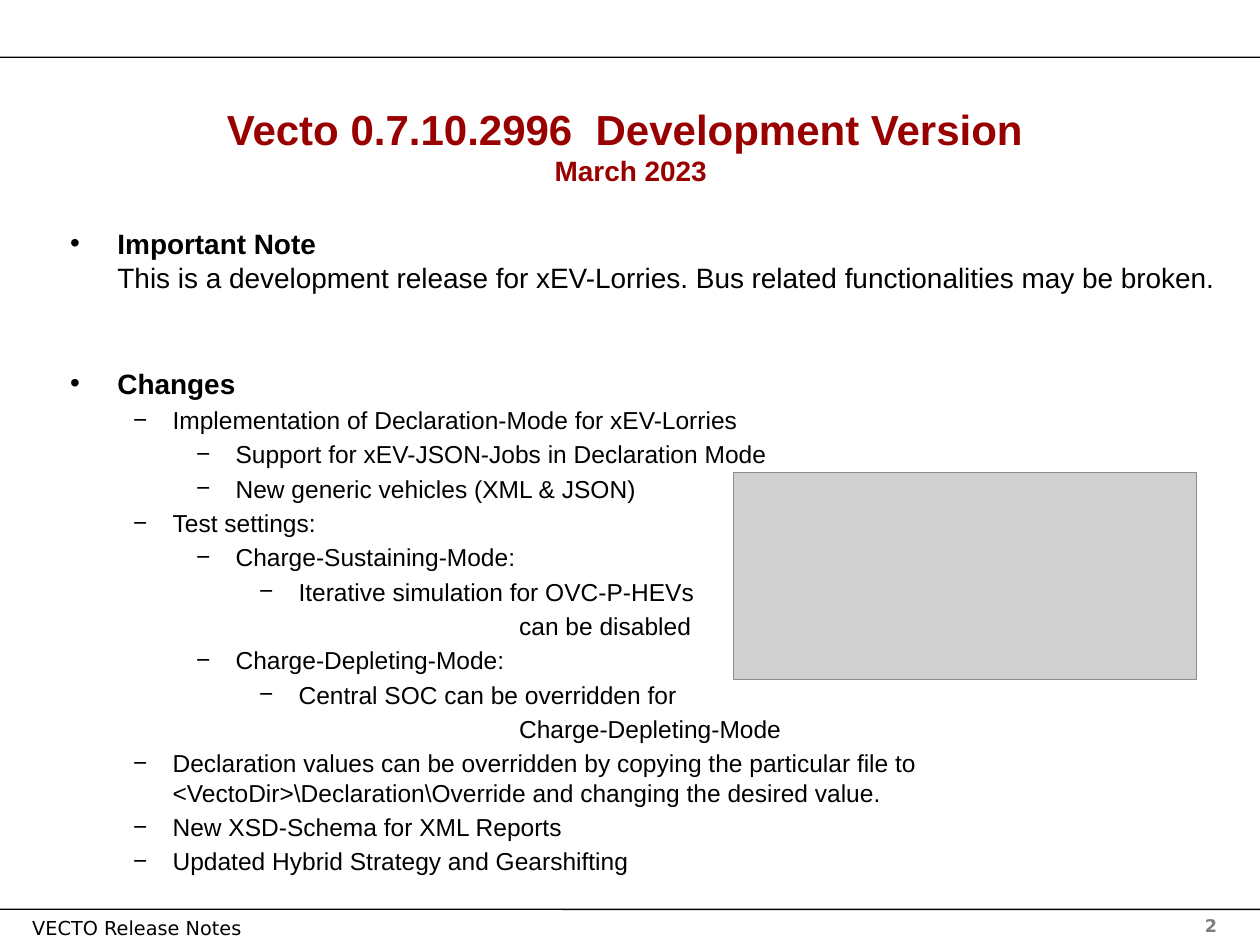
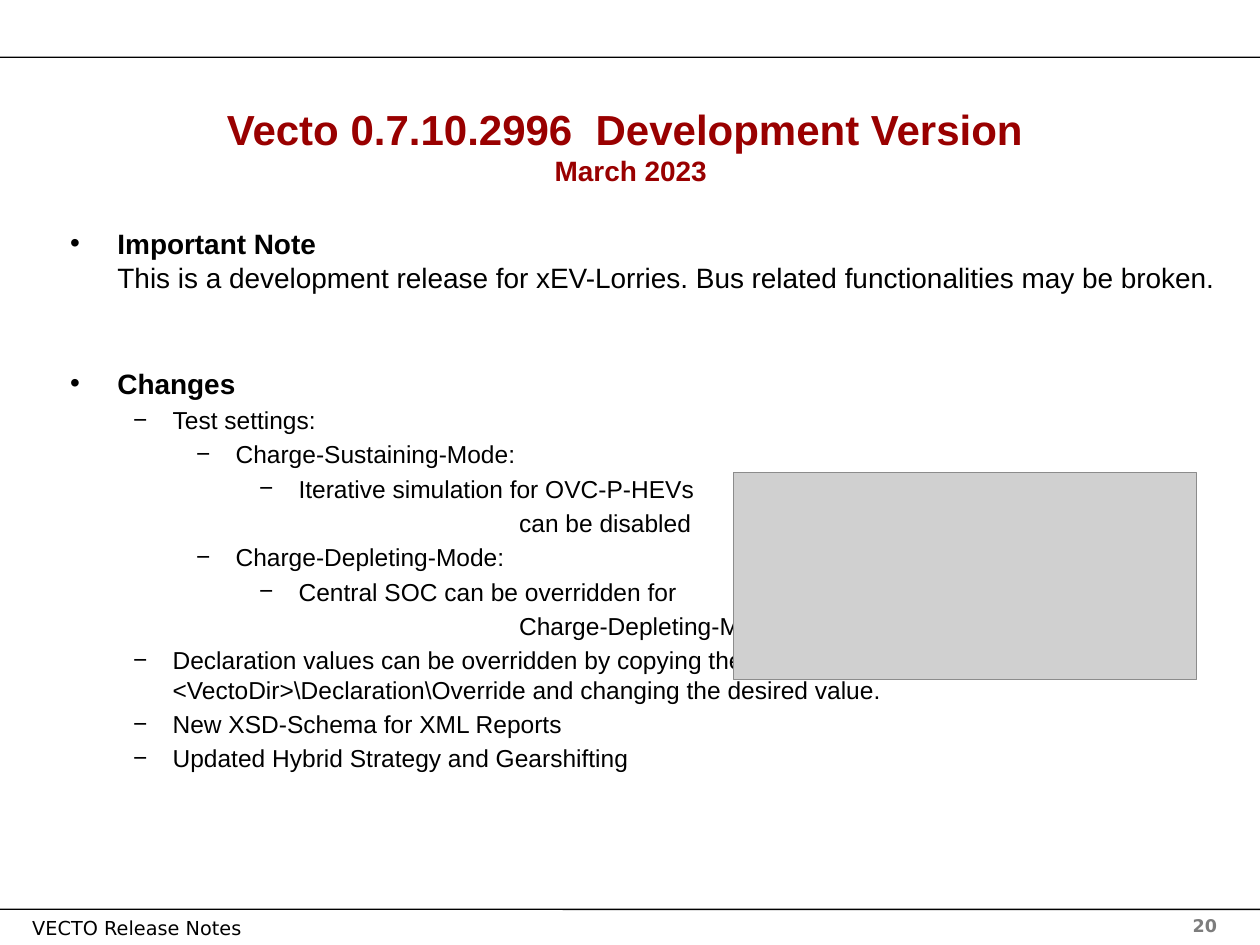
Before and after one commit to tanawadeatharva/BharatVECTO, a slide deck: slide 20 of Documentation/User Manual Source/Release Notes Vecto3.x.pptx (slide 2 before the commit). Drawn at 1260x945 pixels with LibreOffice and Linux fonts; fonts in the diff are those of the drawing; grey boxes stand for pictures; background and template pictures are left out. Boxes give left, top, right and bottom in pixels: in the first picture for what was removed or moved away, otherwise in the second. Text is boxed around its words. In the diff, an @@ line names an element or a change of style, - is before the commit and + after.

```diff
--- a/Documentation/User Manual Source/Release Notes Vecto3.x.pptx
+++ b/Documentation/User Manual Source/Release Notes Vecto3.x.pptx
@@ text at (173, 411, 766, 503): paragraphs removed @@
-  − Implementation of Declaration-Mode for xEV-Lorries
-    − Support for xEV-JSON-Jobs in Declaration Mode
-    − New generic vehicles (XML & JSON)
@@ page number at (1193, 919, 1217, 932): text changed @@
-2
+20
```
Also in this commit, not shown: 5 other slides changed, 18 slides added.
